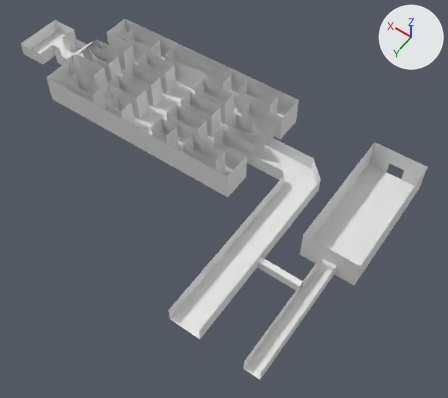
The FBX model Assets/Level/level.fbx: old version first, new version second.
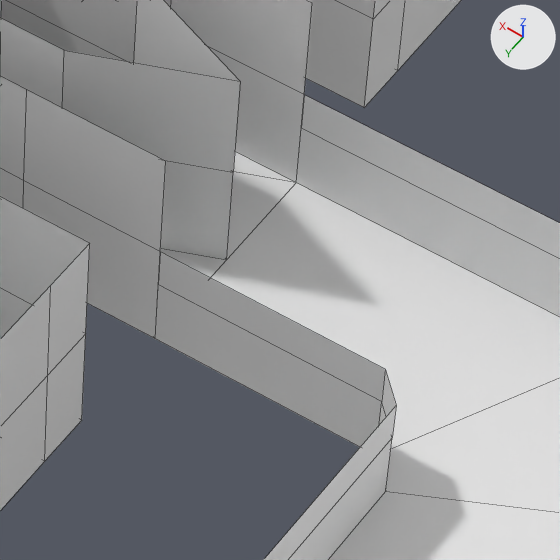
The first picture shows the older version from a camera (50 mm lens) standing at (-129.0, 93.2, 119.9) and looking at (-72.9, 14.7, -3.6). The close-ups show the older and then the newer version on the part from 53% to 68% of the width and 32% to 49% of the height of that picture. Only the edits that show in the close-ups are written down. The axes (+X, +Y, +Z) are drawn at upper right. The lights are the same throughout. The close-ups show mesh edges as thin lines. Where no turn or scale is listed for an object, it has been applied to the vertices.
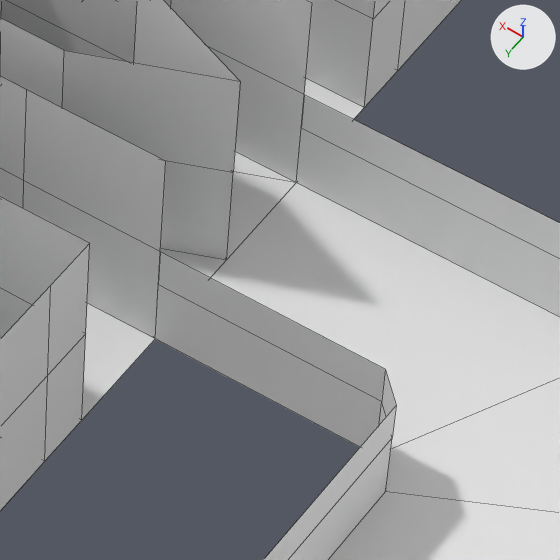
Edits to the bpy script that builds the scene:
```text
Add me_plane_004:
    me_plane_004.from_pydata(...)  # 112 vertices, 19 faces; spans x -75.0..-15.0, y -14.0..14.0, z 0.0
Add ob_unwalkable_floor:
    ob_unwalkable_floor = bpy.data.objects.new('Unwalkable Floor', me_plane_004)
    ob_unwalkable_floor.location = (0.0, 0.0, 0.0)
```

Where the change shows, as pixel boxes [x1, y1, x2, y2] in the close-ups (560 x 560 px):
'Unwalkable Floor', added
    after: [82, 79, 364, 419]
